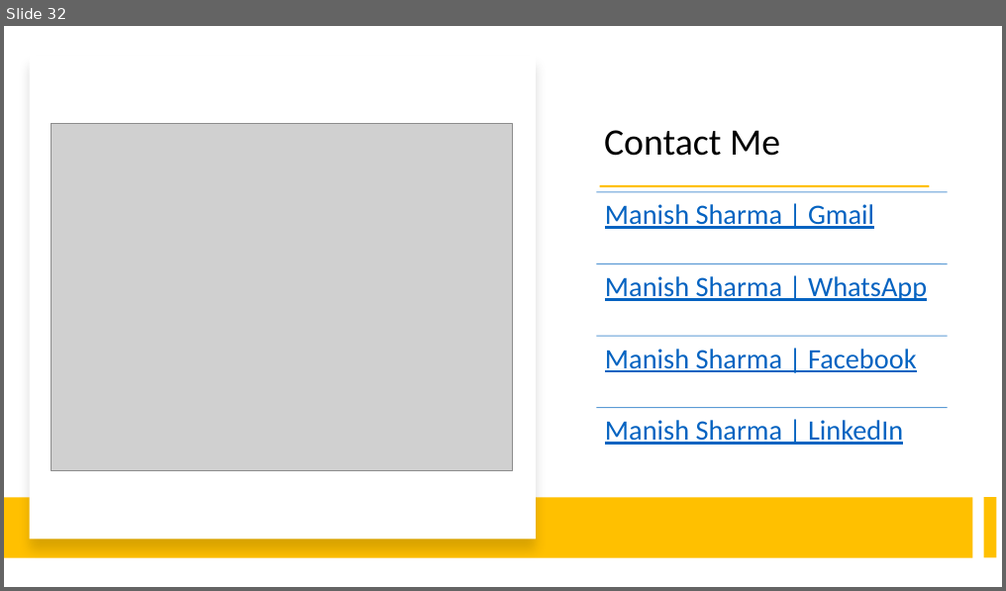
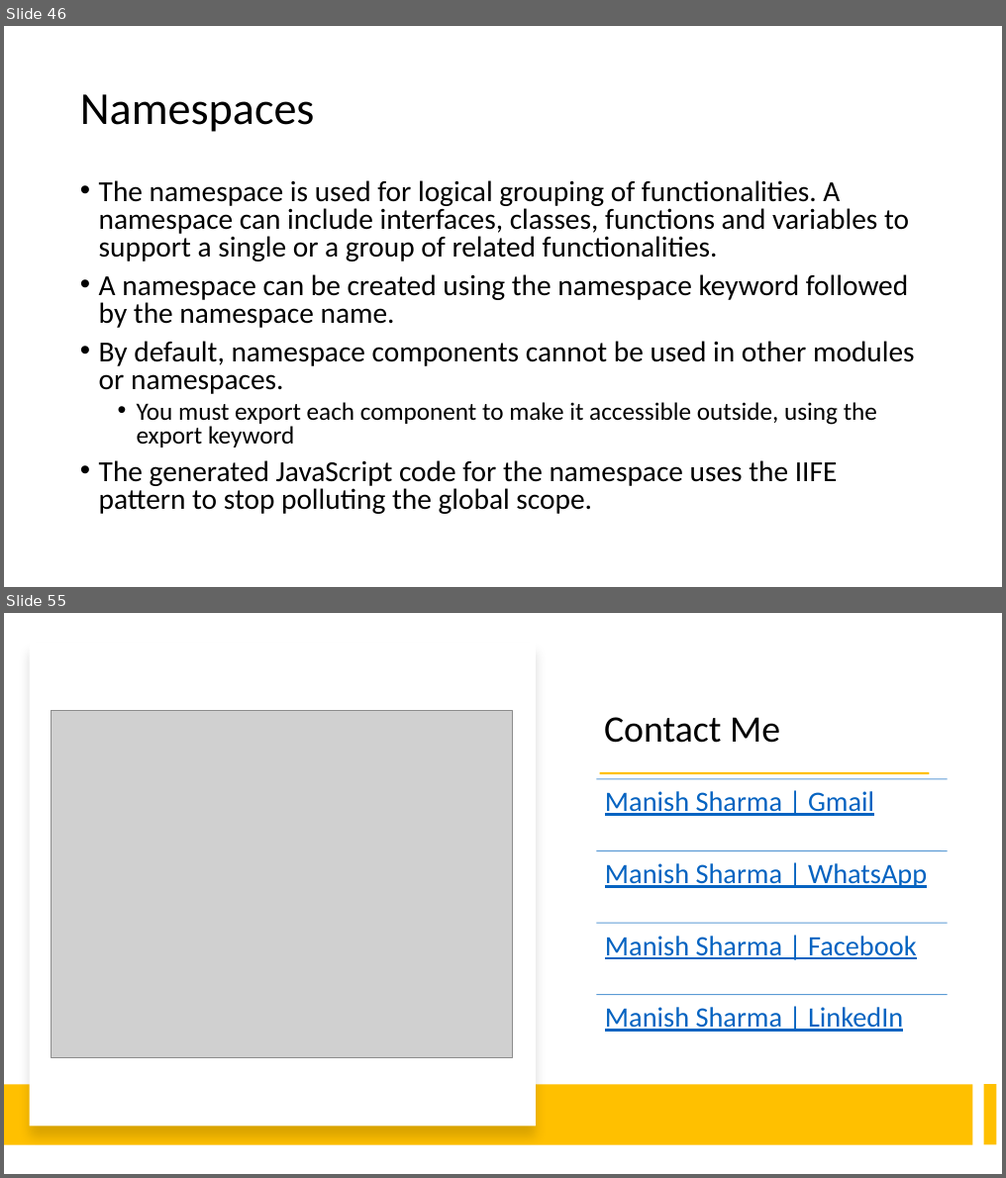
Before and after one commit to manishvbn/TypeScript_Jul22, a slide deck: Notes/TypeScript.pptx. Shown one above the other, each under a label of ours: slide 32 before the commit, slides 46 and 55 after it; the slides between them are not shown. The pictures are 1006x591 and 1006x1178 pixels, drawn with LibreOffice and Linux fonts; fonts in the diff are those of the drawing; grey boxes stand for pictures. Boxes give left, top, right and bottom in pixels: in the first picture for what was removed or moved away, otherwise in the second. Text is boxed around its words. In the diff, an @@ line names an element or a change of style, - is before the commit and + after.

```diff
--- a/Notes/TypeScript.pptx
+++ b/Notes/TypeScript.pptx
@@ slide 46 added at (x1=4, y1=26, x2=1002, y2=587), background #FFFFFF @@
@@ title added at (x1=80, y1=94, x2=315, y2=132), 44 pt, text #000000 @@
+Namespaces
@@ text added at (x1=99, y1=180, x2=915, y2=514), 28 pt, text #000000 @@
+• The namespace is used for logical grouping of functionalities. A namespace can include interfaces, classes, functions and variables to support a single or a group of related functionalities.
+• A namespace can be created using the namespace keyword followed by the namespace name.
+• By default, namespace components cannot be used in other modules or namespaces.
+  • You must export each component to make it accessible outside, using the export keyword
+• The generated JavaScript code for the namespace uses the IIFE pattern to stop polluting the global scope.
@@ what was slide 32 is now slide 55 @@
```
Also in this commit, not shown: 22 other slides added.
